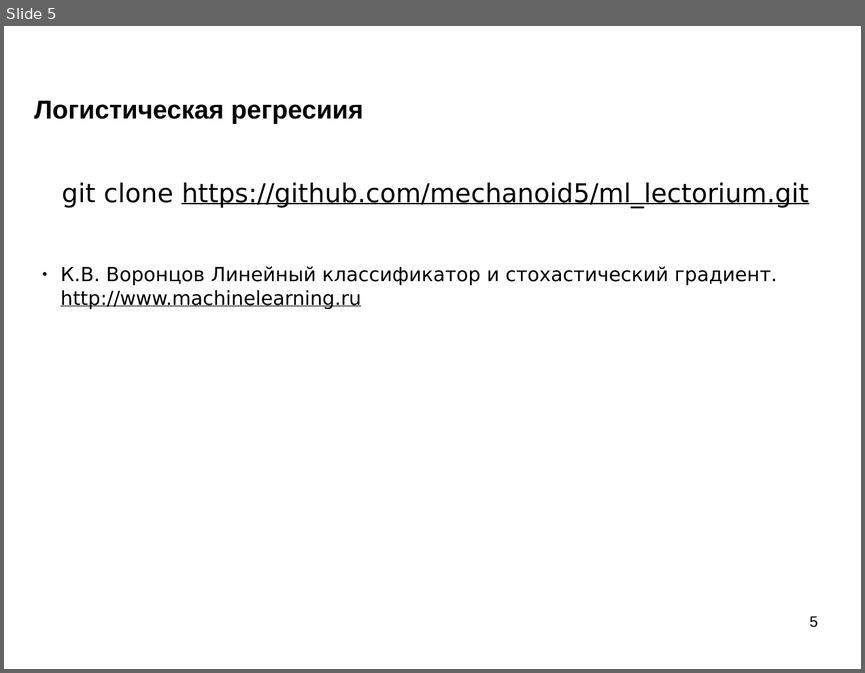
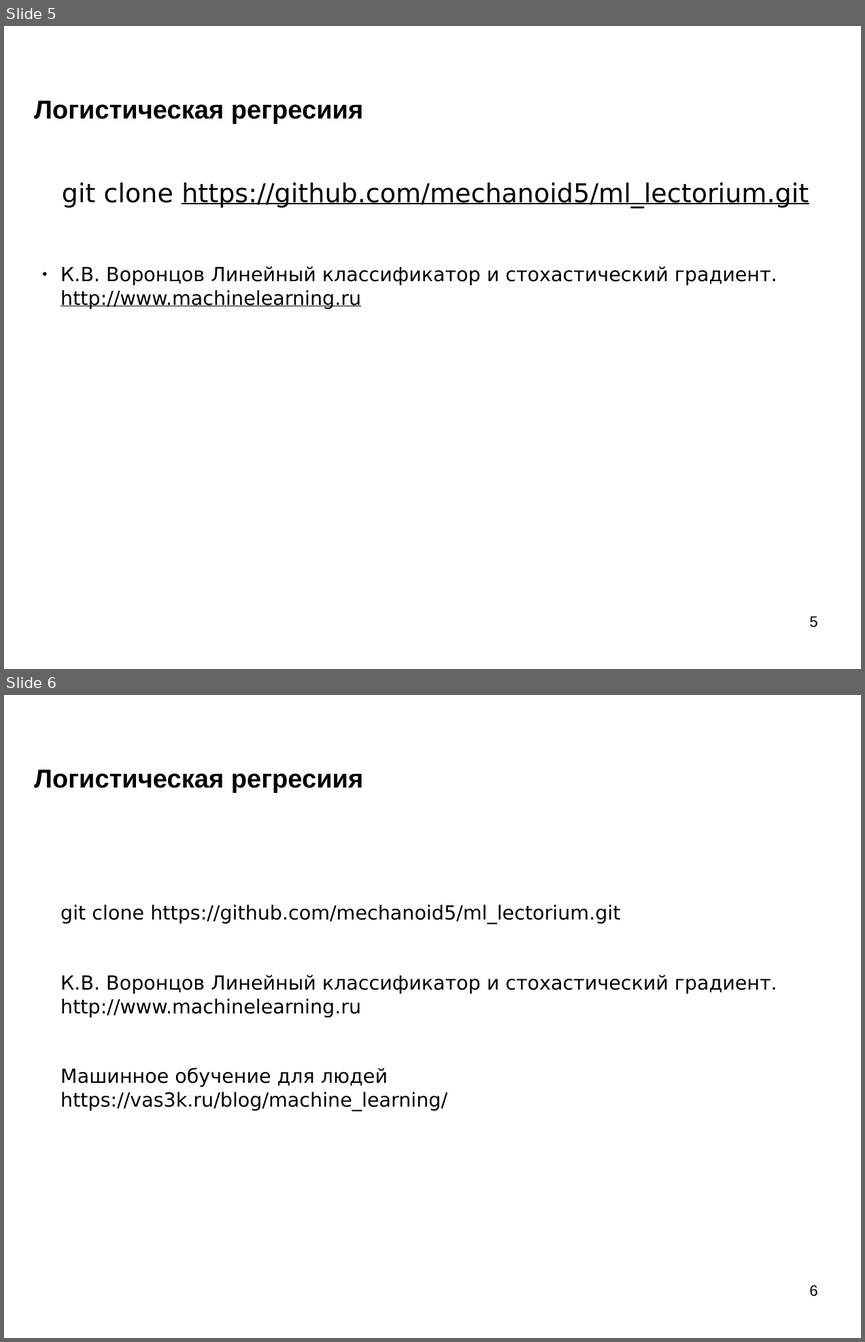
Before and after one commit to mechanoid5/ml_lectorium_legacy, a slide deck: 17-regression-logistic.odp. Shown one above the other, each under a label of ours: slide 5 before the commit, slides 5 and 6 after it. The pictures are 865x673 and 865x1342 pixels, drawn with LibreOffice and Linux fonts; fonts in the diff are those of the drawing; background and template pictures are left out. Boxes give left, top, right and bottom in pixels: in the first picture for what was removed or moved away, otherwise in the second. Text is boxed around its words. In the diff, an @@ line names an element or a change of style, - is before the commit and + after.

```diff
--- a/17-regression-logistic.odp
+++ b/17-regression-logistic.odp
@@ slide 6 added at (x1=4, y1=695, x2=861, y2=1338), background picture (left out) @@
@@ title added at (x1=34, y1=769, x2=363, y2=793), 24 pt, text #000000, bold @@
+Логистическая регресиия
@@ text added at (x1=60, y1=904, x2=777, y2=1110), 18 pt, text #000000 @@
+git clone https://github.com/mechanoid5/ml_lectorium.git
+К.В. Воронцов Линейный классификатор и стохастический градиент. http://www.machinelearning.ru
+Машинное обучение для людей https://vas3k.ru/blog/machine_learning/
@@ page number added at (x1=809, y1=1285, x2=817, y2=1296), 14 pt, text #000000 @@
+6
```
Also in this commit, not shown: 7 other files.
